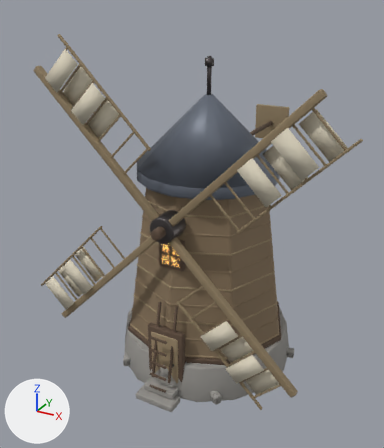
Before and after pictures for a commit that changed the glTF model app/src/scenes/millridget/assets/mill/model.glb.
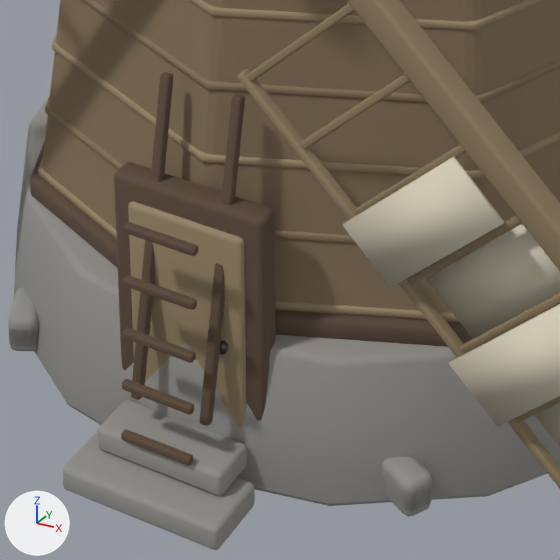
There are two pictures of each version: one whole from a 50 mm lens placed at (5.46, -10.72, 8.88), pointed at (-0.53, 0.18, 3.43), one close up on the part from 32% to 65% of the width and 64% to 93% of the height. The lights are fixed; the arrows at lower left show +X, +Y and +Z. The older version's two pictures come first. Where no turn or scale is listed for an object, it has been applied to the vertices.

Objects in the first close-up: 'arm1', 'base', 'body', 'cloth1_0', 'cloth1_1', 'cloth1_2', 'door', 'doorFrame', 'ladderRail-0.22', 'ladderRail0.22', 'railT1', 'sill', 'step1', 'step2' and 22 more.
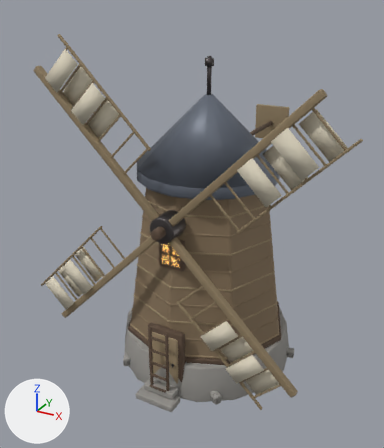
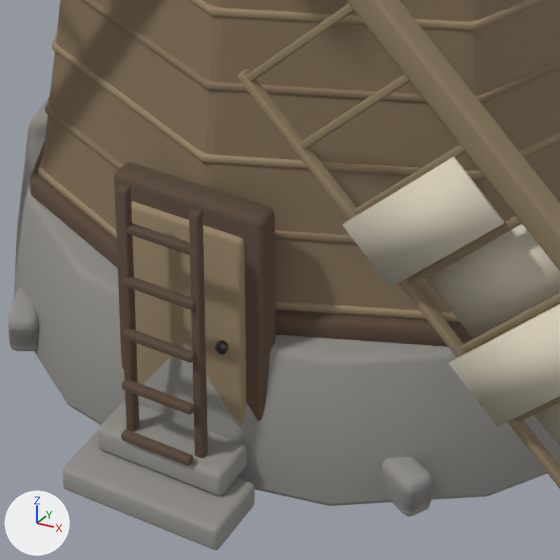
Changed parts and their boxes (x1, y1, x2, y2) in the close-ups (560 x 560 px):
```json
{"object": "ladderRail0.22", "change": "turned", "before": [199, 94, 245, 426], "after": [189, 208, 208, 458]}
{"object": "ladderRail-0.22", "change": "turned", "before": [131, 72, 173, 400], "after": [117, 185, 139, 432]}
```

The change, as JSON lines over the scene's bpy script:
```json
{"op": "set", "path": "ob_ladderrail_0_22.rotation_euler", "old": "(-0.209, 0.0, 0.0)", "new": "(0.0, 0.0, 0.0)", "note": "degrees (-12, 0, 0) -> degrees (0, 0, 0)"}
{"op": "set", "path": "ob_ladderrail0_22.rotation_euler", "old": "(-0.209, 0.0, 0.0)", "new": "(0.0, 0.0, 0.0)", "note": "degrees (-12, 0, 0) -> degrees (0, 0, 0)"}
```
